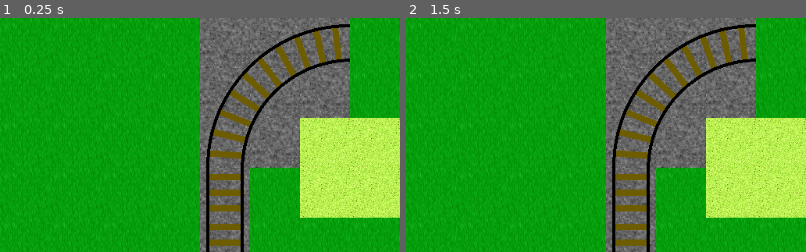
Above: before the commit, frames 1-2 (left to right).
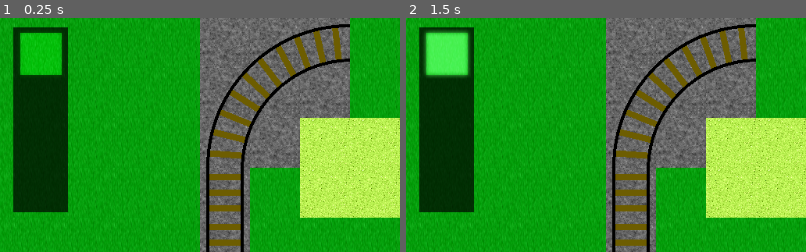
Above: after the commit, the same moments.

Repository: 2zqa/traingame
Game: Godot game, scene res://Scenes/World.tscn
The game is run twice, just before and just after one commit, with the same random seed, the same clock (stepped at 60 frames per second) and the same inputs.
Inputs (mouse positions are % of the whole screen's width and height, from its top left):
- Up to frame 1 (0.25 s): no input
- Up to frame 2 (1.5 s): click (5, 8) at 0.52 s; click (5, 8) at 1.27 s
The pictures show only the part of the screen within x 0-50%, y 0-50%; the shares and areas given below are measured in that part.

The runs differ from the first frame. In frame 1, 10% of the frame differs, in the area x 3-17%, y 3-83%; in frame 2, 11%.

Commit message:
Add mock-up for menu

Diff:
--- /dev/null
+++ b/Scenes/SideMenu.tscn
@@ -0,0 +1,23 @@
+[gd_scene load_steps=3 format=2]
+
+[ext_resource path="res://images/menu_terrain.png" type="Texture" id=1]
+[ext_resource path="res://images/menu_terrain_hover.png" type="Texture" id=2]
+
+[node name="SideMenu" type="ColorRect"]
+margin_left = 17.0
+margin_top = 12.0
+margin_right = 87.0
+margin_bottom = 249.0
+color = Color( 0, 0, 0, 0.705882 )
+
+[node name="GridContainer" type="GridContainer" parent="."]
+margin_left = 4.0
+margin_top = 2.0
+margin_right = 40.0
+margin_bottom = 40.0
+
+[node name="TextureButton" type="TextureButton" parent="GridContainer"]
+margin_right = 64.0
+margin_bottom = 64.0
+texture_normal = ExtResource( 1 )
+texture_hover = ExtResource( 2 )
--- a/Scenes/World.tscn
+++ b/Scenes/World.tscn
@@ -1,7 +1,8 @@
-[gd_scene load_steps=3 format=2]
+[gd_scene load_steps=4 format=2]
 
 [ext_resource path="res://TileSets/Ground.tres" type="TileSet" id=1]
 [ext_resource path="res://TileSets/Objects.tres" type="TileSet" id=2]
+[ext_resource path="res://Scenes/SideMenu.tscn" type="PackedScene" id=3]
 
 [node name="World" type="Node2D"]
 
@@ -14,3 +15,5 @@
 tile_set = ExtResource( 2 )
 format = 1
 tile_data = PoolIntArray( 4, 1, 0, 196612, 0, 0, 262144, 2, 0, 262145, 2, 0, 262146, 2, 0, 262148, 0, 0, 262154, 2, 0, 262155, 2, 0, 327684, 0, 0, 393220, 0, 0, 458756, 0, 0, 524292, 0, 0, 589828, 0, 0, 655364, 0, 0, 720900, 0, 0 )
+
+[node name="SideMenu" parent="." instance=ExtResource( 3 )]
Binary file added: images/menu_terrain.png
Not shown, added: images/menu_terrain.png.import
Binary file added: images/menu_terrain_hover.png
Not shown, added: images/menu_terrain_hover.png.import
